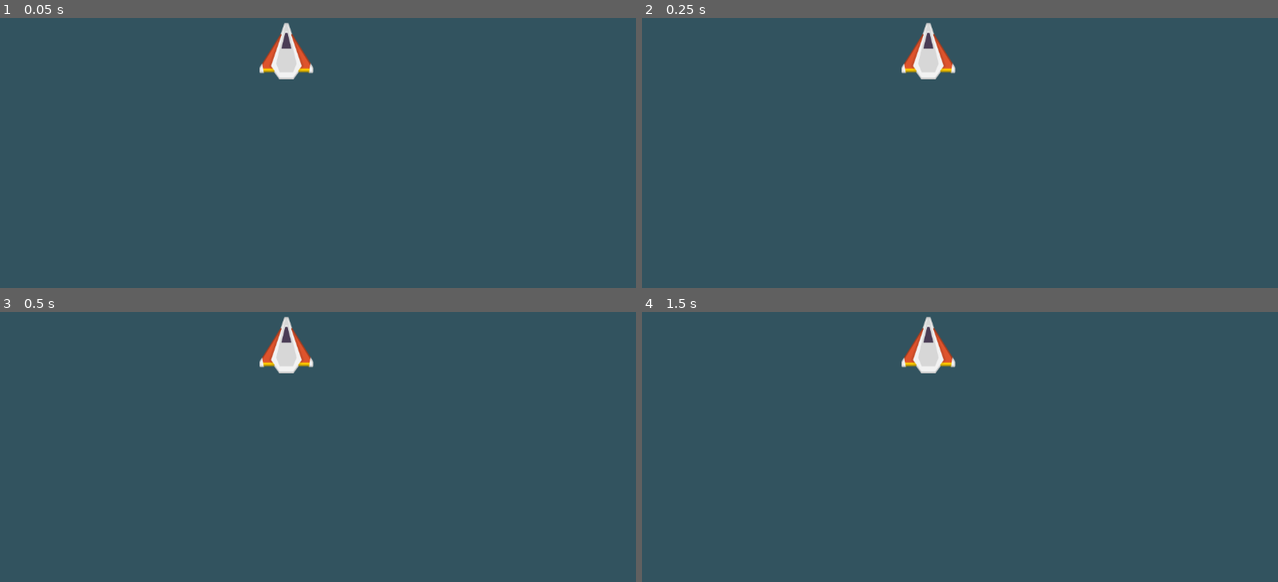
Above: before the commit, frames 1-4 (two rows, left to right).
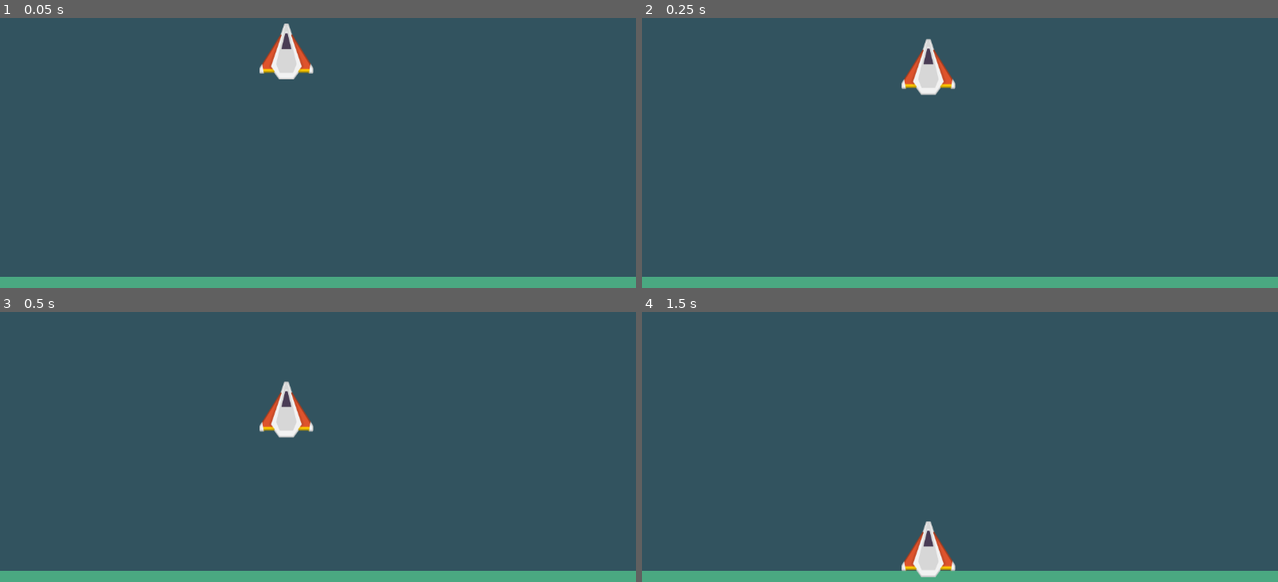
Above: after the commit, the same moments.

Repository: Zigelzi/gdtv_speedy_saucer
Game: Godot game, scene res://level_0.tscn
Two runs of this game, one before a commit and one after it. Both use one fixed random seed, a clock stepped at 60 frames per second and the inputs below.
Inputs:
- Up to frame 1 (0.05 s): no input
- Up to frame 2 (0.25 s): no input
- Up to frame 3 (0.5 s): no input
- Up to frame 4 (1.5 s): tap Enter at 1.25 s

The runs differ from the first frame. In frame 1, 4.2% of the frame differs, in the area x 0-100%, y 1-100%; in frame 2, 5.4%; in frame 3, 5.9%; in frame 4, 5.9%.

Commit message:
Add collider to player

Diff:
--- a/level_0.tscn
+++ b/level_0.tscn
@@ -1,16 +1,36 @@
-[gd_scene load_steps=3 format=3 uid="uid://bg2qlge63m4e3"]
+[gd_scene load_steps=5 format=3 uid="uid://bg2qlge63m4e3"]
 
+[ext_resource type="Texture2D" uid="uid://cbpdadjamfsgd" path="res://assets/sprites/Icywitct_Green_500.png" id="1_3tci6"]
 [ext_resource type="PackedScene" uid="uid://btvos3tlo24v0" path="res://player.tscn" id="2_4rsf5"]
 [ext_resource type="Texture2D" uid="uid://lkstui6hsxf4" path="res://assets/sprites/Icywitct_Blue_500.png" id="2_moo7p"]
+
+[sub_resource type="RectangleShape2D" id="RectangleShape2D_saqry"]
+size = Vector2(1168, 20)
 
 [node name="Level_0" type="Node2D"]
 
 [node name="Background" type="Node2D" parent="."]
+metadata/_edit_lock_ = true
 
 [node name="TextureRect" type="TextureRect" parent="Background"]
 offset_right = 1152.0
 offset_bottom = 648.0
 texture = ExtResource("2_moo7p")
 
+[node name="Environment" type="Node2D" parent="."]
+metadata/_edit_lock_ = true
+
+[node name="Floor" type="RigidBody2D" parent="Environment"]
+position = Vector2(568, 648)
+freeze = true
+
+[node name="CollisionShape2D" type="CollisionShape2D" parent="Environment/Floor"]
+shape = SubResource("RectangleShape2D_saqry")
+
+[node name="Sprite2D" type="Sprite2D" parent="Environment/Floor"]
+scale = Vector2(4.68, 0.16)
+texture = ExtResource("1_3tci6")
+
 [node name="Player" parent="." instance=ExtResource("2_4rsf5")]
 position = Vector2(519, 219)
+gravity_scale = 1.0
--- a/player.tscn
+++ b/player.tscn
@@ -8,3 +8,6 @@
 [node name="Model" type="Sprite2D" parent="."]
 scale = Vector2(1, 1.35)
 texture = ExtResource("1_7duqk")
+
+[node name="CollisionPolygon2D" type="CollisionPolygon2D" parent="."]
+polygon = PackedVector2Array(0, -55, -55, 50, 55, 50)
